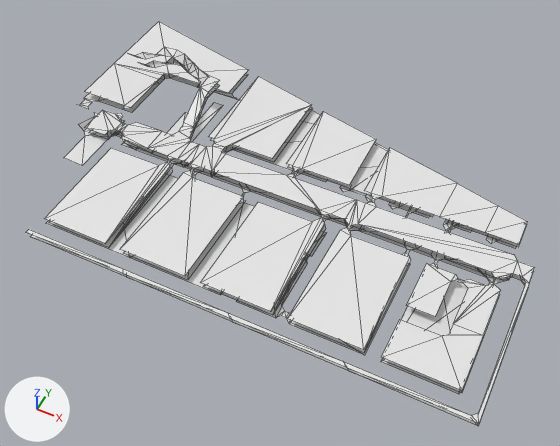
The glTF model program/res/GAPT/nav.glb: old version first, new version second.
Both versions are drawn from a 50 mm lens placed at (35.4, -21.6, 38.4), pointed at (20.0, 9.3, -0.2). Arrows for +X, +Y and +Z are at lower left; the lights stay in place. Mesh edges are drawn as thin lines. Vertices at the same position are counted once.

Script lines for the objects in view, before the commit:
```python
me_navmesh_011 = bpy.data.meshes.new('Navmesh.011')
me_navmesh_011.from_pydata(...)  # 194 vertices, 187 faces; spans x 0.7..34.9, y 2.1..24.7, z 0.0..5.5
me_navmesh_012 = bpy.data.meshes.new('Navmesh.012')
me_navmesh_012.from_pydata(...)  # 194 vertices, 191 faces; spans x 0.8..36.1, y 0.5..24.6, z 0.6..6.1
me_navmesh_013 = bpy.data.meshes.new('Navmesh.013')
me_navmesh_013.from_pydata(...)  # 146 vertices, 144 faces; spans x 3.5..36.1, y 0.7..21.9, z 0.1
ob_1st_floor = bpy.data.objects.new('1ST_FLOOR', me_navmesh_011)
ob_1st_floor.location = (0.0, 0.0, 0.0)
ob_2nd_floor = bpy.data.objects.new('2ND_FLOOR', me_navmesh_012)
ob_2nd_floor.location = (0.0, 0.0, 0.0)
ob_3rd_floor = bpy.data.objects.new('3RD_FLOOR', me_navmesh_013)
ob_3rd_floor.location = (0.0, 0.0, 0.0)
```
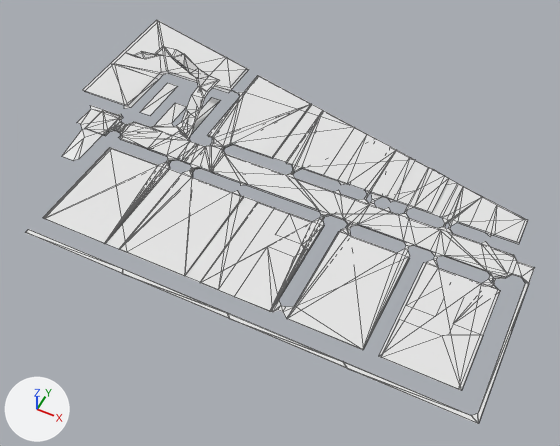
Boxes (x1, y1, x2, y2) around the edits, measured in the pictures (560 x 446 px; the box of a moved part takes in the faces that stretch with it):
'3RD_FLOOR', mesh moved: before (30, 102, 534, 426); after (25, 75, 534, 424)
'2ND_FLOOR', reshaped (6% shorter): before (26, 21, 535, 424); after (31, 47, 534, 424)
'1ST_FLOOR', reshaped: before (47, 58, 516, 394); after (43, 20, 499, 357)
part 1 of me_navmesh_011, moved or reshaped: before (389, 201, 429, 218); after (388, 160, 429, 205)
part 2 of me_navmesh_011, moved or reshaped: before (486, 236, 516, 248); after (485, 232, 494, 237)
part 3 of me_navmesh_011, rebuilt: before (47, 58, 509, 394); after (62, 20, 499, 357)
part 4 of me_navmesh_011, deleted: before (236, 232, 410, 355)
part 5 of me_navmesh_011, added: after (43, 83, 272, 282)
part 6 of me_navmesh_012, built on: before (44, 105, 535, 421); after (103, 114, 534, 421)

What the commit changed:
me_navmesh_011 is used by ob_1st_floor; location (0.0, 0.0, 0.0).
Verts and faces of me_navmesh_011; kept vertices keep their numbers, new ones are numbered from 194.
me_navmesh_011 had 194 vertices, 187 faces and spanned x 0.7..34.9, y 2.1..24.7, z 0.0..5.5.
me_navmesh_011 now has 197 vertices, 193 faces and spans x 0.6..34.7, y 2.0..24.6, z 0.2..6.1.
me_navmesh_011 part 1: the loose piece of 6 vertices spanning x 25.9..28.7, y 13.6..18.3, z 0.0 is moved by (-0.2, -0.1, 0.7).
me_navmesh_011 part 2: the loose piece of 6 vertices spanning x 32.7..34.6, y 13.6..16.5, z 0.0 is moved by (-0.1, -0.1, 0.7).
me_navmesh_011 part 3: the loose piece of 156 vertices spanning x 0.7..34.9, y 2.1..24.7, z 0.0..5.5 is rebuilt with 173 vertices and now spans x 0.6..34.7, y 2.0..24.6, z 0.2..6.1.
me_navmesh_011 part 4: the loose piece of 26 vertices spanning x 20.6..29.0, y 2.1..10.0, z 0.0..0.1 is deleted.
Part 5, on me_navmesh_011:
New vertex 194 is at (6.2, 2.0, 0.7), pixel (42, 217).
New vertex 195 is at (6.2, 9.6, 0.7), pixel (109, 147).
New vertex 196 is at (16.2, 9.6, 0.7), pixel (232, 192).
New vertex 197 is at (16.4, 9.9, 0.7), pixel (237, 190).
New vertex 198 is at (16.8, 9.6, 0.7), pixel (240, 195).
New vertex 199 is at (19.4, 9.6, 0.7), pixel (274, 207).
New vertex 200 is at (19.4, 2.0, 0.7), pixel (218, 289).
New vertex 201 is at (12.8, 2.0, 0.7), pixel (126, 252).
New vertex 202 is at (6.0, 13.8, 0.7), pixel (139, 112).
New vertex 203 is at (6.0, 17.7, 0.7), pixel (167, 82).
New vertex 204 is at (6.9, 17.7, 0.7), pixel (177, 86).
New vertex 205 is at (6.9, 13.8, 0.7), pixel (150, 115).
New faces: (196, 201, 200), (196, 200, 198), (196, 198, 197), (198, 200, 199), (194, 201, 195), (195, 201, 196).
New faces: (202, 205, 204), (202, 204, 203).
me_navmesh_012 is used by ob_2nd_floor; location (0.0, 0.0, 0.0).
me_navmesh_012 had 194 vertices, 191 faces and spanned x 0.8..36.1, y 0.5..24.6, z 0.6..6.1.
me_navmesh_012 now has 195 vertices, 193 faces and spans x 0.8..36.1, y 0.5..24.6, z 0.6..6.1.
Part 6, on me_navmesh_012:
1 face is deleted.
104 vertices in x 3.4..36.1, y 8.9..13.3, z 0.7 move by (0.0, 0.0, -0.1).
1 vertex moves from x 10.8, y 13.0, z 0.7 to x 10.4, y 13.0, z 0.7.
1 vertex is added at (10.8, 13.0, 0.6).
3 new faces join them.
me_navmesh_013 has 146 vertices, 144 faces and spans x 3.5..36.1, y 0.7..21.9, z 0.1.
me_navmesh_013 is used by ob_3rd_floor; location (0.0, 0.0, 0.0).
me_navmesh_013 part 7: the whole mesh is moved by (0.0, -0.2, 0.6).
